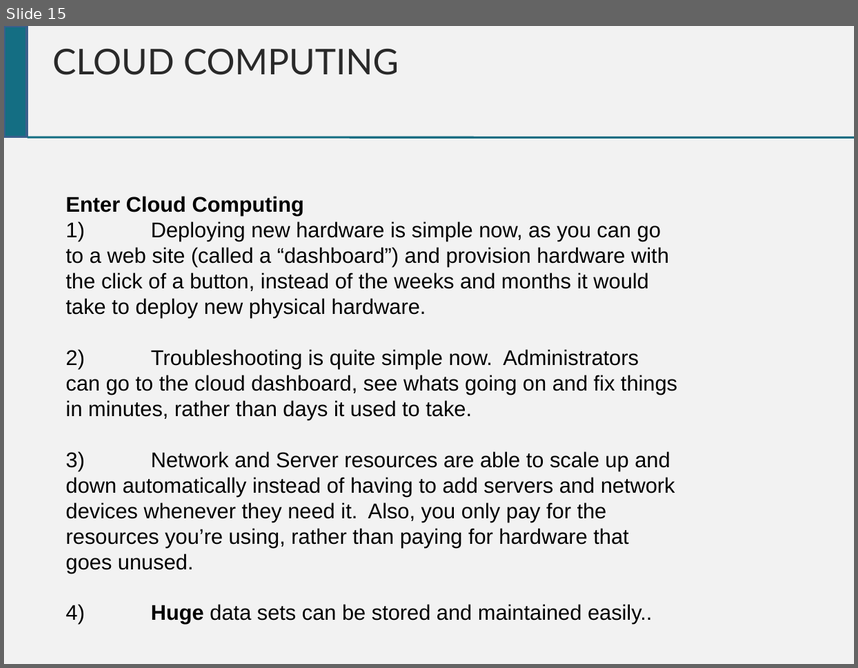
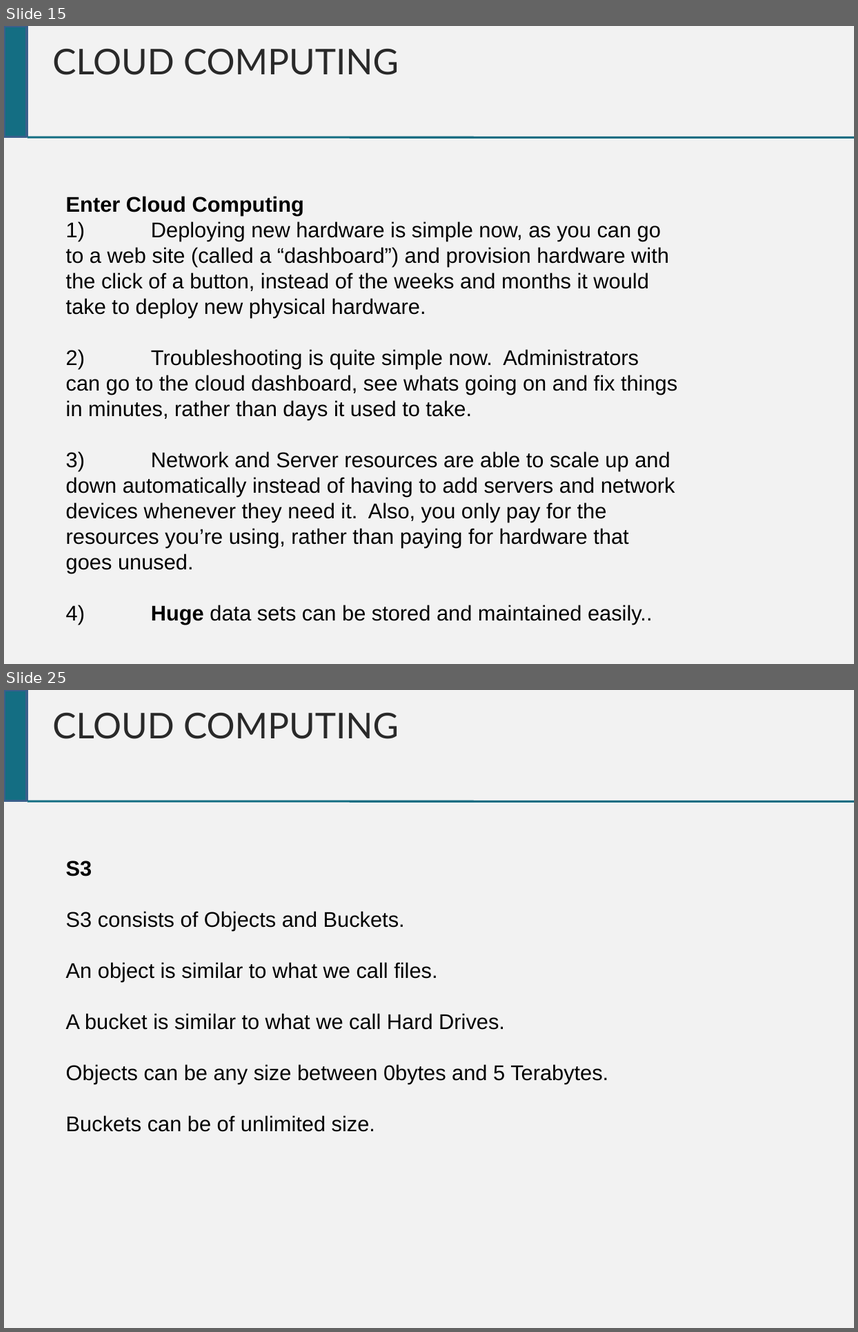
Before and after one commit to chrisgauthier742018/devopscourse, a slide deck: Dev Ops Course.pptx. Shown one above the other, each under a label of ours: slide 15 before the commit, slides 15 and 25 after it; the slides between them are not shown. The pictures are 858x668 and 858x1332 pixels, drawn with LibreOffice and Linux fonts; fonts in the diff are those of the drawing. Boxes give left, top, right and bottom in pixels: in the first picture for what was removed or moved away, otherwise in the second. Text is boxed around its words. In the diff, an @@ line names an element or a change of style, - is before the commit and + after.

Commit message:
More work on Cloud Computing Section

```diff
--- a/Dev Ops Course.pptx
+++ b/Dev Ops Course.pptx
@@ slide 25 added at [4, 690, 854, 1328], background #F2F2F2 @@
@@ rectangle added at [4, 690, 27, 800], fill #146E83, outline #3A5F8C 2 pt @@
@@ text added at [52, 713, 399, 739], 30 pt, text #292929 @@
+CLOUD COMPUTING
@@ line added from (27, 801) to (854, 801), #146E83 1.76 pt @@
@@ text added at [66, 860, 608, 1132], 18 pt, text #000000 @@
+S3
+S3 consists of Objects and Buckets.
+An object is similar to what we call files.
+A bucket is similar to what we call Hard Drives.
+Objects can be any size between 0bytes and 5 Terabytes.
+Buckets can be of unlimited size.
```
Also in this commit, not shown: 4 slides changed, 23 other slides added.
